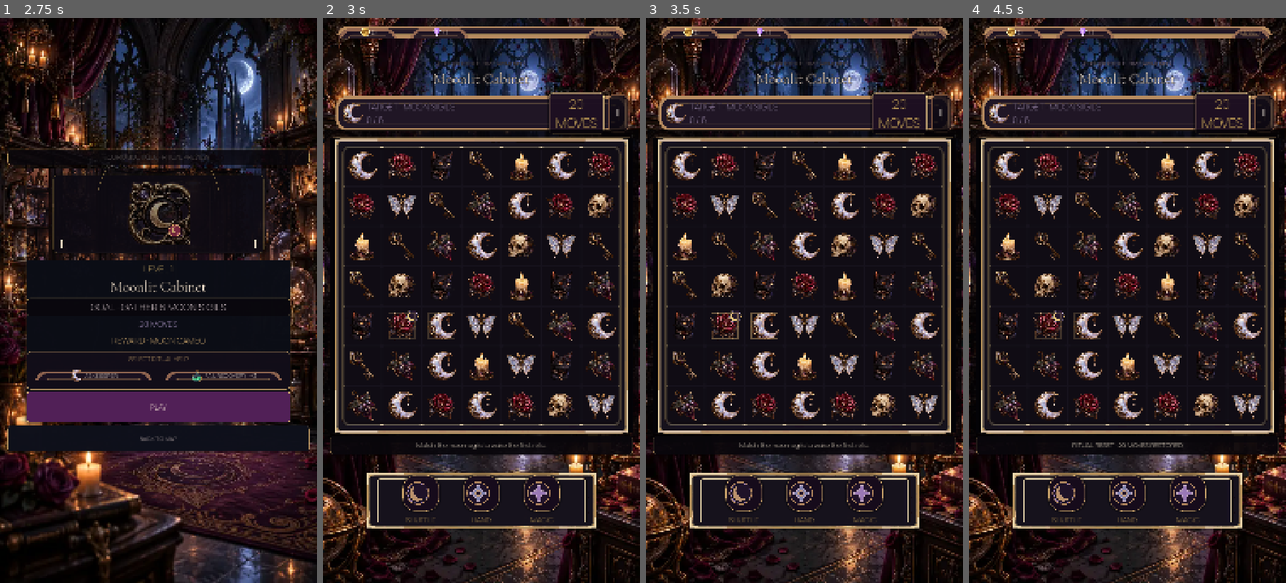
Above: before the commit, frames 1-4 (left to right).
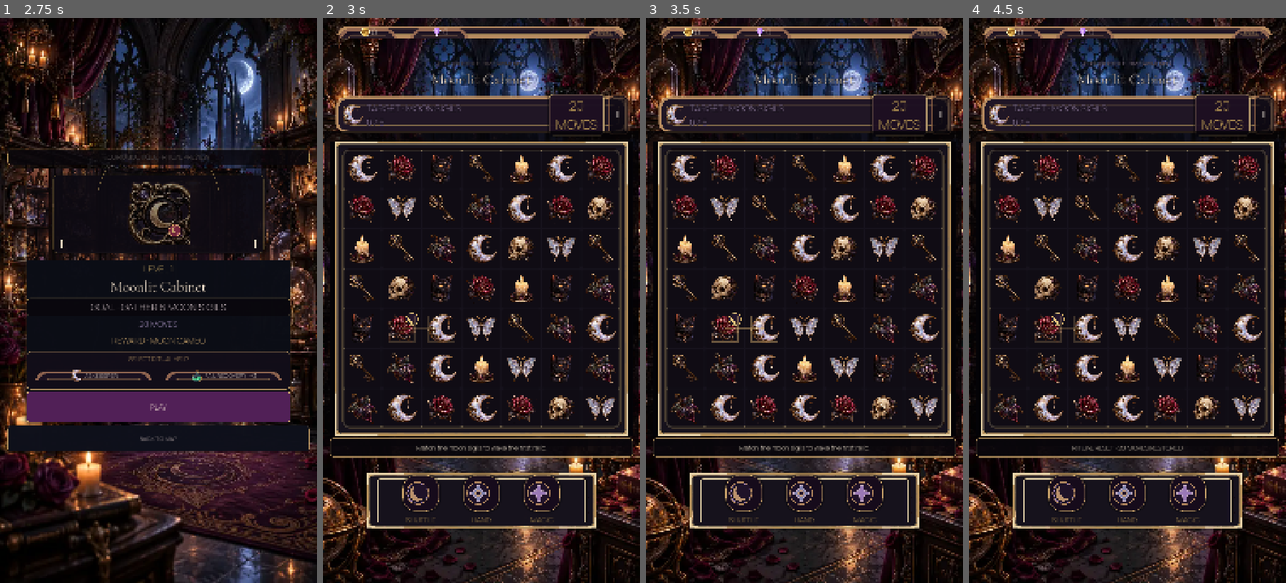
Above: after the commit, the same moments.

Repository: Jay-prodesign/akilta-match3
Game: Godot game, scene res://src/app/app_bootstrap.tscn
The game is run twice, just before and just after one commit, with the same random seed, the same clock (stepped at 60 frames per second) and the same inputs.
Inputs:
- Up to frame 1 (2.75 s): click "ENTER THE HOUSE" at 0.5 s; click "PLAY LEVEL 1" at 1.25 s; click "1" at 2 s
- Up to frame 2 (3 s): click "PLAY" at 2.75 s
- Up to frame 3 (3.5 s): no input
- Up to frame 4 (4.5 s): click "Ⅱ" at 3.5 s; click "RESTART LEVEL" at 4.25 s

Frame 1 is identical in both runs. In frame 2, 17% of the frame differs, in the area x 0-100%, y 1-79%; in frame 3, 17%; in frame 4, 17%.

Commit message:
Strengthen target and moves hierarchy

Diff:
--- a/src/ui/gameplay/gameplay_screen.tscn
+++ b/src/ui/gameplay/gameplay_screen.tscn
@@ -325,7 +325,7 @@
 [node name="CoinResource" type="Label" parent="ResourceBar/Resources/CoinChip/Content"]
 layout_mode = 2
 theme_override_colors/font_color = Color(0.96, 0.9, 0.83, 1)
-theme_override_font_sizes/font_size = 26
+theme_override_font_sizes/font_size = 28
 text = "0"
 
 [node name="GemChip" type="PanelContainer" parent="ResourceBar/Resources"]
@@ -349,7 +349,7 @@
 [node name="GemResource" type="Label" parent="ResourceBar/Resources/GemChip/Content"]
 layout_mode = 2
 theme_override_colors/font_color = Color(0.96, 0.9, 0.83, 1)
-theme_override_font_sizes/font_size = 26
+theme_override_font_sizes/font_size = 28
 text = "0"
 
 [node name="ResourceSpacer" type="Control" parent="ResourceBar/Resources"]
@@ -366,7 +366,7 @@
 [node name="LevelBadge" type="Label" parent="ResourceBar/Resources/LevelBadgePlate"]
 layout_mode = 2
 theme_override_colors/font_color = Color(0.831, 0.678, 0.439, 1)
-theme_override_font_sizes/font_size = 22
+theme_override_font_sizes/font_size = 24
 text = "LEVEL 1"
 horizontal_alignment = 1
 vertical_alignment = 1
@@ -398,12 +398,12 @@
 theme_override_colors/font_color = Color(0.975, 0.91, 0.79, 1)
 theme_override_colors/font_outline_color = Color(0.035, 0.025, 0.045, 0.95)
 theme_override_constants/outline_size = 7
-theme_override_font_sizes/font_size = 50
+theme_override_font_sizes/font_size = 52
 text = "Moonlit Cabinet"
 horizontal_alignment = 1
 
 [node name="HUDPlate" type="PanelContainer" parent="Layout"]
-custom_minimum_size = Vector2(0, 156)
+custom_minimum_size = Vector2(0, 164)
 layout_mode = 2
 theme_override_styles/panel = SubResource("GameplayHUDPlate")
 
@@ -424,24 +424,24 @@
 stretch_mode = 5
 
 [node name="Objective" type="Label" parent="Layout/HUDPlate/HUD"]
-custom_minimum_size = Vector2(0, 120)
+custom_minimum_size = Vector2(0, 132)
 layout_mode = 2
 size_flags_horizontal = 3
-theme_override_colors/font_color = Color(0.97, 0.90, 0.79, 1)
+theme_override_colors/font_color = Color(1, 0.94, 0.82, 1)
 theme_override_colors/font_outline_color = Color(0.03, 0.02, 0.04, 0.92)
 theme_override_constants/outline_size = 5
-theme_override_font_sizes/font_size = 30
-text = "TARGET · MOON SIGILS\n0 / 6"
+theme_override_font_sizes/font_size = 32
+text = "TARGET\nMOON SIGILS · 0 / 6"
 horizontal_alignment = 0
 vertical_alignment = 1
 
 [node name="Moves" type="Label" parent="Layout/HUDPlate/HUD"]
-custom_minimum_size = Vector2(188, 120)
+custom_minimum_size = Vector2(188, 132)
 layout_mode = 2
 theme_override_colors/font_color = Color(0.94, 0.80, 0.52, 1)
 theme_override_colors/font_outline_color = Color(0.03, 0.02, 0.04, 0.94)
 theme_override_constants/outline_size = 4
-theme_override_font_sizes/font_size = 44
+theme_override_font_sizes/font_size = 46
 theme_override_styles/normal = SubResource("MovesBlockStyle")
 text = "20\nMOVES"
 horizontal_alignment = 1
